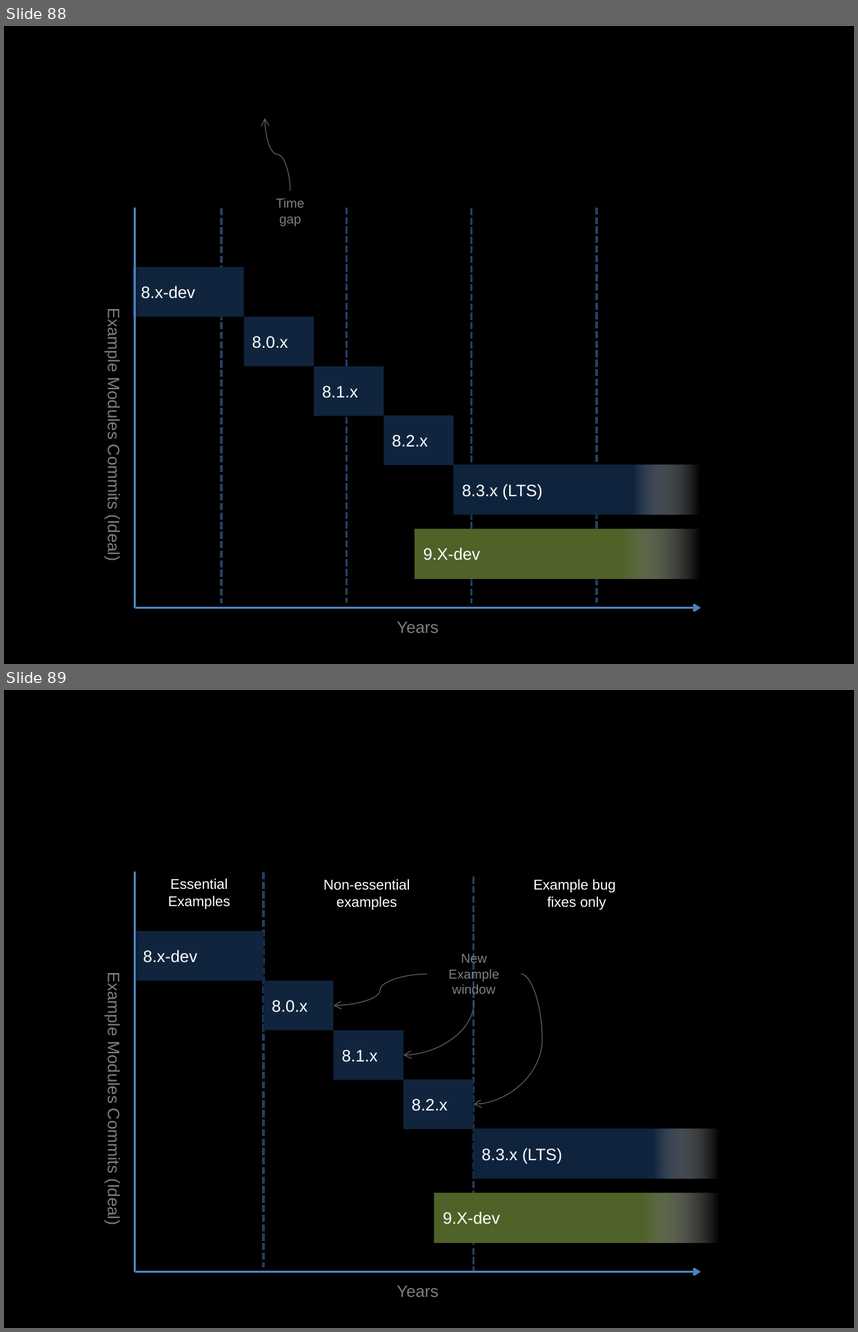
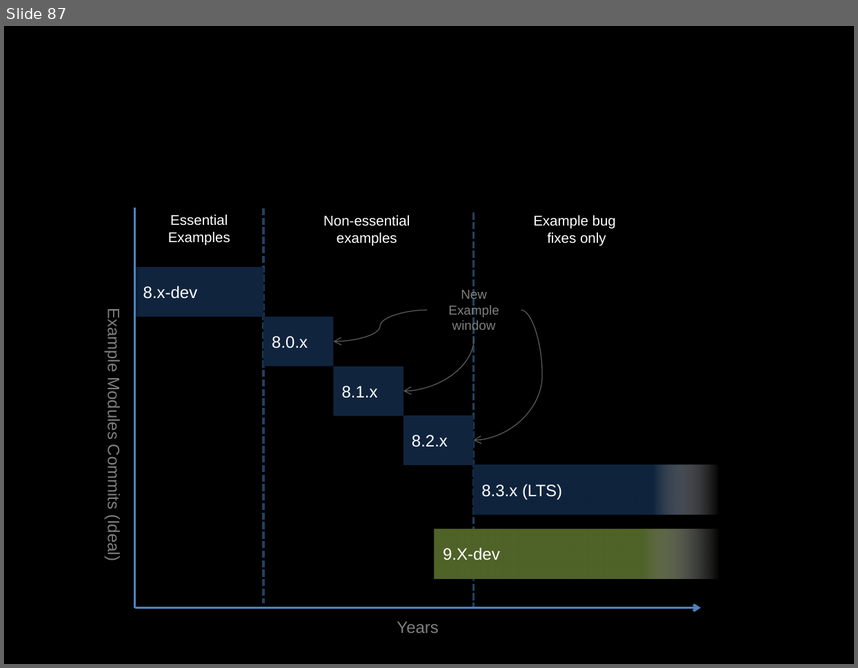
Before and after one commit to socketwench/exampleModuleAintCore, a slide deck: src/exampleModuleAintCore.pptx. Shown one above the other, each under a label of ours: slides 88 and 89 before the commit, slide 87 after it. The pictures are 858x1332 and 858x668 pixels, drawn with LibreOffice and Linux fonts; fonts in the diff are those of the drawing. Boxes give left, top, right and bottom in pixels: in the first picture for what was removed or moved away, otherwise in the second. Text is boxed around its words. In the diff, an @@ line names an element or a change of style, - is before the commit and + after.

```diff
--- a/src/exampleModuleAintCore.pptx
+++ b/src/exampleModuleAintCore.pptx
@@ slide 88 removed at <box>4,26,854,664</box>, background #000000 @@
@@ curved arrow removed from (290, 191) to (265, 118) @@
@@ line removed from (135, 207) to (135, 608) @@
@@ line removed from (221, 208) to (221, 604) @@
@@ text removed at <box>276,198,304,226</box> @@
-Time gap
@@ line removed from (346, 207) to (346, 602) @@
@@ line removed from (472, 208) to (472, 604) @@
@@ line removed from (597, 207) to (597, 602) @@
@@ rectangle removed at <box>132,267,243,316</box> @@
-8.x-dev
@@ text removed at <box>105,314,123,559</box> @@
-Example Modules Commits (Ideal)
@@ rectangle removed at <box>243,316,313,366</box> @@
-8.0.x
@@ rectangle removed at <box>313,366,383,415</box> @@
-8.1.x
@@ rectangle removed at <box>384,415,454,465</box> @@
-8.2.x
@@ rectangle removed at <box>454,465,700,514</box> @@
-8.3.x (LTS)
@@ rectangle removed at <box>415,528,700,578</box> @@
-9.X-dev
@@ arrow removed from (135, 608) to (701, 608) @@
@@ text removed at <box>397,621,438,633</box> @@
-Years
@@ what was slide 89 is now slide 87 @@
```
Also in this commit, not shown: 14 slides added, 1 other slide removed, 13 other files.
